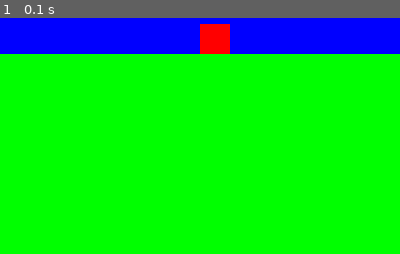
Above: before the commit, frame 1.
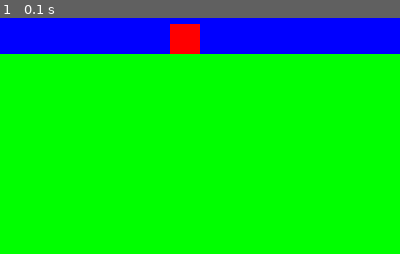
Above: after the commit, the same moment.

Repository: azariahpundari1/pygame_projects
Game: pygame game, started from main.py
Same seed, same stepped clock (60 frames per second), same inputs: the game is played once before the commit and once after it.
Inputs:
- Up to frame 1 (0.1 s): no input

The runs differ from the first frame. In frame 1, 1.9% of the frame differs, in the area x 42-58%, y 2-16%.

Commit message:
Refactor rect location

Diff:
--- a/main.py
+++ b/main.py
@@ -11,7 +11,7 @@
     pygame.init()
     screen = pygame.display.set_mode((SCREEN_HEIGHT, SCREEN_WIDTH))
     pygame.display.set_caption("Bounce animation")
-    player = pygame.Rect(200, 170, WIDTH, HEIGHT)
+    player = pygame.Rect(170, 170, WIDTH, HEIGHT)
     land = pygame.Rect(0, 200, SCREEN_WIDTH, LAND_HEIGHT)
 
     # Game loop until quit
